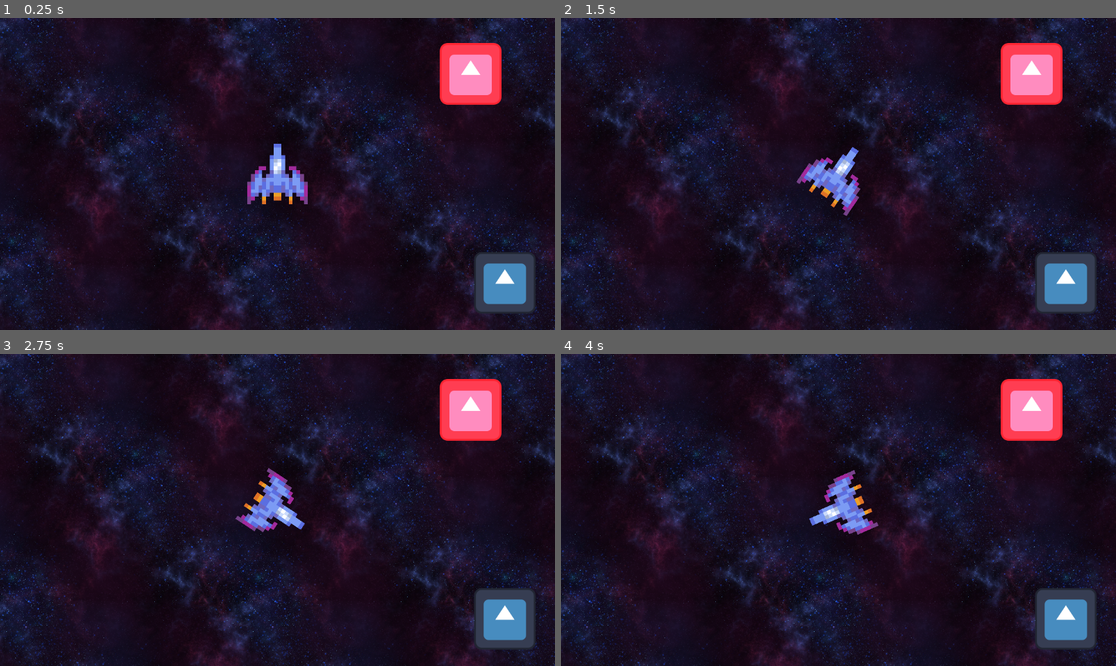
Above: before the commit, frames 1-4 (two rows, left to right).
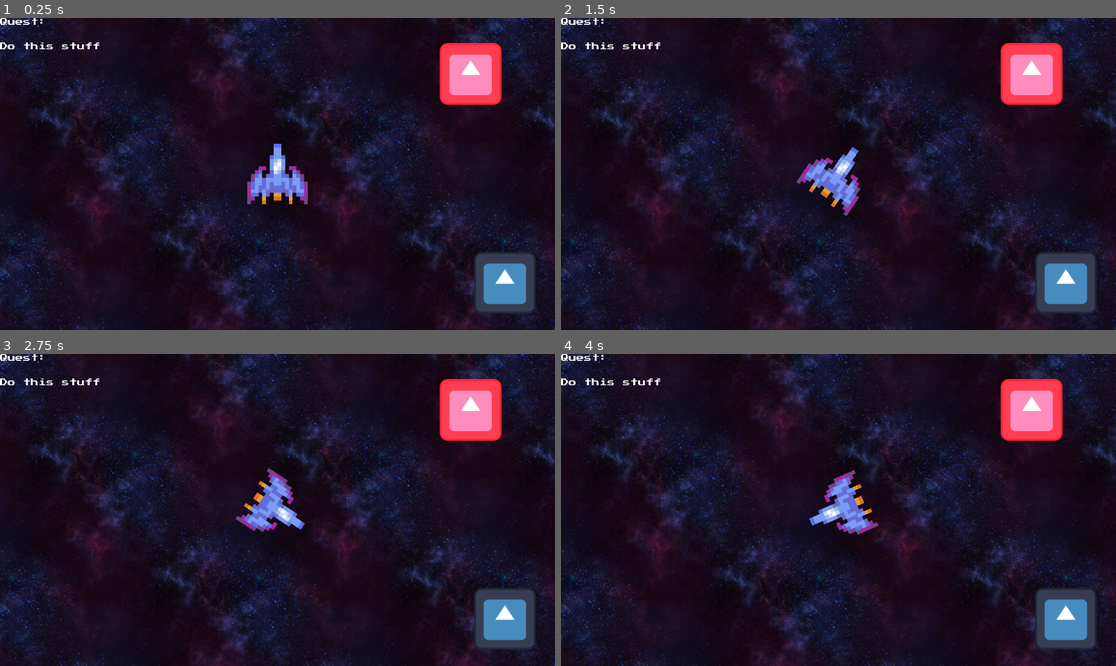
Above: after the commit, the same moments.

Repository: joegriffin2000/starship_jousting_godot
Game: Godot game, scene res://mainspace.tscn
Same seed, same stepped clock (60 frames per second), same inputs: the game is played once before the commit and once after it. The engine's default icon, where the game draws it, is replaced by a stand-in: a white triangle on a blue panel in a dark square.
Inputs (mouse positions are in pixels of both pictures, inside the frame that each line leads up to):
- Up to frame 1 (0.25 s): no input
- Up to frame 2 (1.5 s): click (1066, 283) at 0.5 s; move the mouse to (960, 158) at 1.27 s; press the mouse at (960, 158) at 1.28 s; hold D (right) from 1.28 s (still down)
- Up to frame 3 (2.75 s): tap Mouse wheel down (scroll_down, bound only after the commit) at 1.55 s; release D (right) at 2 s; release the mouse at (399, 494) at 2 s; drag from (166, 525) to (471, 410) at 2.02 s
- Up to frame 4 (4 s): tap Enter at 2.75 s; move the mouse to (894, 441) at 2.77 s; press the mouse at (894, 441) at 2.78 s; hold D (right) 2.78-3.5 s; tap Mouse wheel up (scroll_up, bound only after the commit) at 2.85 s; release the mouse at (894, 441) at 3.5 s; drag from (810, 572) to (672, 463) at 3.52 s

The runs differ from the first frame. In frame 1, 0.2% of the frame differs, in the area x 0-18%, y 0-11%; in frame 2, 0.2%; in frame 3, 0.2%; in frame 4, 0.2%.

Commit message:
added UI for quest menu in the shop

Diff:
--- a/UI/HUD.tscn
+++ b/UI/HUD.tscn
@@ -1,6 +1,7 @@
-[gd_scene load_steps=2 format=3 uid="uid://csce5kf7ob4fa"]
+[gd_scene load_steps=3 format=3 uid="uid://csce5kf7ob4fa"]
 
 [ext_resource type="PackedScene" uid="uid://cumfp14w3h8un" path="res://ability.tscn" id="1_cifeo"]
+[ext_resource type="FontFile" uid="uid://cjg5r33t68mr1" path="res://fonts/PressStart2P-vaV7.ttf" id="2_wks4l"]
 
 [node name="HUD" type="CanvasLayer"]
 
@@ -18,3 +19,18 @@
 grow_vertical = 0
 size_flags_horizontal = 8
 size_flags_vertical = 8
+
+[node name="QuestLabel" type="RichTextLabel" parent="."]
+offset_right = 295.0
+offset_bottom = 51.0
+theme_override_fonts/normal_font = ExtResource("2_wks4l")
+text = "Quest:
+"
+
+[node name="QuestDetail" type="RichTextLabel" parent="."]
+offset_top = 51.0
+offset_right = 356.0
+offset_bottom = 175.0
+theme_override_fonts/normal_font = ExtResource("2_wks4l")
+text = "Do this stuff"
+fit_content = true
--- a/UI/draggable.gd
+++ b/UI/draggable.gd
@@ -1,5 +1,5 @@
+class_name Draggable
 extends Control
-class_name Draggable
 
 var dragging = false
 var offset: Vector2
--- a/UI/gameOverScreen.gd
+++ b/UI/gameOverScreen.gd
@@ -10,3 +10,4 @@
 
 func _on_main_menu_btn_pressed() -> void:
 	get_tree().change_scene_to_file("res://mainspace.tscn")
+	ShipData.reset()
--- /dev/null
+++ b/UI/quest.gd
@@ -0,0 +1,36 @@
+extends "draggable.gd"
+
+@onready var questlist = $ItemList
+var icon = preload("res://Sprites/icon.svg")
+var last_mouse_pos = Vector2(0,0)
+
+func _ready():
+	offset = Vector2(0,0)
+	for i in range(10):
+		questlist.add_item(str(i),icon)
+
+func _process(delta):
+	if dragging:
+		questlist.position.y = (get_viewport().get_mouse_position() - offset).y
+	#If the menu moves down too much it bounces back
+	elif questlist.position.y > 0:
+		questlist.position.y -= 15
+	#experimenting with bouncing back down if move up too much
+	#elif questlist.get_item_rect(9).position.y < (get_viewport_rect().size.y):
+		#questlist.position.y += 15
+
+func _gui_input(event: InputEvent) -> void:
+	if event.is_action("scroll_up"):
+		questlist.position.y -= 10
+	if event.is_action("scroll_down"):
+		questlist.position.y += 10
+
+func _on_item_list_gui_input(event: InputEvent) -> void:
+	if !dragging and event.is_action_pressed("left_click"):
+		var mouse_pos = get_viewport().get_mouse_position()
+		offset = mouse_pos - questlist.position
+		dragging = true
+		#get_tree().set_input_as_handled()
+
+	if dragging and event.is_action_released("left_click"):
+		dragging = false
--- /dev/null
+++ b/UI/quest.tscn
@@ -0,0 +1,21 @@
+[gd_scene load_steps=2 format=3 uid="uid://5ljy53wtfp4g"]
+
+[ext_resource type="Script" path="res://UI/quest.gd" id="1_mqoed"]
+
+[node name="Quest" type="Control"]
+layout_mode = 3
+anchors_preset = 15
+anchor_right = 1.0
+anchor_bottom = 1.0
+grow_horizontal = 2
+grow_vertical = 2
+script = ExtResource("1_mqoed")
+
+[node name="ItemList" type="ItemList" parent="."]
+layout_mode = 1
+anchors_preset = -1
+anchor_right = 1.0
+anchor_bottom = 1.0
+auto_height = true
+
+[connection signal="gui_input" from="ItemList" to="." method="_on_item_list_gui_input"]
--- a/UI/shop_menu.tscn
+++ b/UI/shop_menu.tscn
@@ -1,10 +1,12 @@
-[gd_scene load_steps=4 format=3 uid="uid://btbb3t0k66qi8"]
+[gd_scene load_steps=5 format=3 uid="uid://btbb3t0k66qi8"]
 
 [ext_resource type="Script" path="res://UI/shop_menu.gd" id="1_71syl"]
-[ext_resource type="Script" path="res://UI/draggable.gd" id="2_2s1hk"]
+[ext_resource type="Script" path="res://UI/upgrade.gd" id="2_32nsl"]
 [ext_resource type="Texture2D" uid="uid://deak4o1xsi0rn" path="res://Sprites/icon.svg" id="3_vhqgl"]
+[ext_resource type="PackedScene" uid="uid://5ljy53wtfp4g" path="res://UI/quest.tscn" id="4_h1yxy"]
 
 [node name="CanvasLayer" type="CanvasLayer"]
+visible = false
 script = ExtResource("1_71syl")
 
 [node name="Panel" type="Panel" parent="."]
@@ -43,13 +45,13 @@
 anchor_top = 0.5
 anchor_right = 0.5
 anchor_bottom = 0.5
-offset_left = -416.0
-offset_top = -256.0
-offset_right = 416.0
-offset_bottom = 256.0
+offset_left = -768.0
+offset_top = -536.0
+offset_right = 832.0
+offset_bottom = 528.0
 grow_horizontal = 2
 grow_vertical = 2
-script = ExtResource("2_2s1hk")
+script = ExtResource("2_32nsl")
 
 [node name="upgrade" type="TextureButton" parent="Panel/Upgrades/Control"]
 layout_mode = 2
@@ -65,7 +67,9 @@
 stretch_mode = 0
 
 [node name="Quests" type="Panel" parent="Panel"]
+visible = false
 self_modulate = Color(1, 1, 1, 0)
+clip_contents = true
 layout_mode = 1
 anchors_preset = -1
 anchor_left = 0.133
@@ -78,19 +82,8 @@
 size_flags_horizontal = 4
 size_flags_vertical = 4
 
-[node name="upgrade" type="TextureButton" parent="Panel/Quests"]
+[node name="Quest" parent="Panel/Quests" instance=ExtResource("4_h1yxy")]
 layout_mode = 1
-anchors_preset = -1
-anchor_left = 0.481
-anchor_top = 0.5
-anchor_right = 0.481
-anchor_bottom = 0.5
-offset_left = -64.192
-offset_top = -64.0
-offset_right = 63.808
-offset_bottom = 64.0
-texture_normal = ExtResource("3_vhqgl")
-stretch_mode = 0
 
 [node name="QuestButton" type="TextureButton" parent="Panel"]
 layout_mode = 1
@@ -115,6 +108,5 @@
 
 [connection signal="gui_input" from="Panel/Upgrades" to="." method="_on_upgrades_gui_input"]
 [connection signal="pressed" from="Panel/Upgrades/Control/upgrade" to="." method="_on_upgrade_pressed"]
-[connection signal="pressed" from="Panel/Quests/upgrade" to="." method="_on_upgrade_pressed"]
 [connection signal="pressed" from="Panel/QuestButton" to="." method="_on_quest_button_pressed"]
 [connection signal="pressed" from="Panel/UpgradeButton" to="." method="_on_upgrade_button_pressed"]
--- /dev/null
+++ b/UI/upgrade.gd
@@ -0,0 +1 @@
+extends "draggable.gd"
--- /dev/null
+++ b/UI/upgrade.tscn
@@ -0,0 +1,26 @@
+[gd_scene load_steps=2 format=3 uid="uid://c6qaubponwo3u"]
+
+[ext_resource type="Texture2D" uid="uid://deak4o1xsi0rn" path="res://Sprites/icon.svg" id="1_336qm"]
+
+[node name="Upgrade" type="Control"]
+layout_mode = 3
+anchors_preset = 15
+anchor_right = 1.0
+anchor_bottom = 1.0
+grow_horizontal = 2
+grow_vertical = 2
+
+[node name="TextureButton" type="TextureButton" parent="."]
+layout_mode = 1
+anchors_preset = 8
+anchor_left = 0.5
+anchor_top = 0.5
+anchor_right = 0.5
+anchor_bottom = 0.5
+offset_left = -64.0
+offset_top = -68.0
+offset_right = 64.0
+offset_bottom = 60.0
+grow_horizontal = 2
+grow_vertical = 2
+texture_normal = ExtResource("1_336qm")
--- a/project.godot
+++ b/project.godot
@@ -62,6 +62,16 @@
 "events": [Object(InputEventMouseButton,"resource_local_to_scene":false,"resource_name":"","device":-1,"window_id":0,"a …(253 unchanged characters)…
 ]
 }
+scroll_up={
+"deadzone": 0.5,
+"events": [Object(InputEventMouseButton,"resource_local_to_scene":false,"resource_name":"","device":-1,"window_id":0,"alt_pressed":false,"shift_pressed":false,"ctrl_pressed":false,"meta_pressed":false,"button_mask":8,"position":Vector2(107, 9),"global_position":Vector2(116, 55),"factor":1.0,"button_index":4,"canceled":false,"pressed":true,"double_click":false,"script":null)
+]
+}
+scroll_down={
+"deadzone": 0.5,
+"events": [Object(InputEventMouseButton,"resource_local_to_scene":false,"resource_name":"","device":-1,"window_id":0,"alt_pressed":false,"shift_pressed":false,"ctrl_pressed":false,"meta_pressed":false,"button_mask":16,"position":Vector2(167, 24),"global_position":Vector2(176, 70),"factor":1.0,"button_index":5,"canceled":false,"pressed":true,"double_click":false,"script":null)
+]
+}
 
 [physics]
 
Not shown, changed: .gitignore
